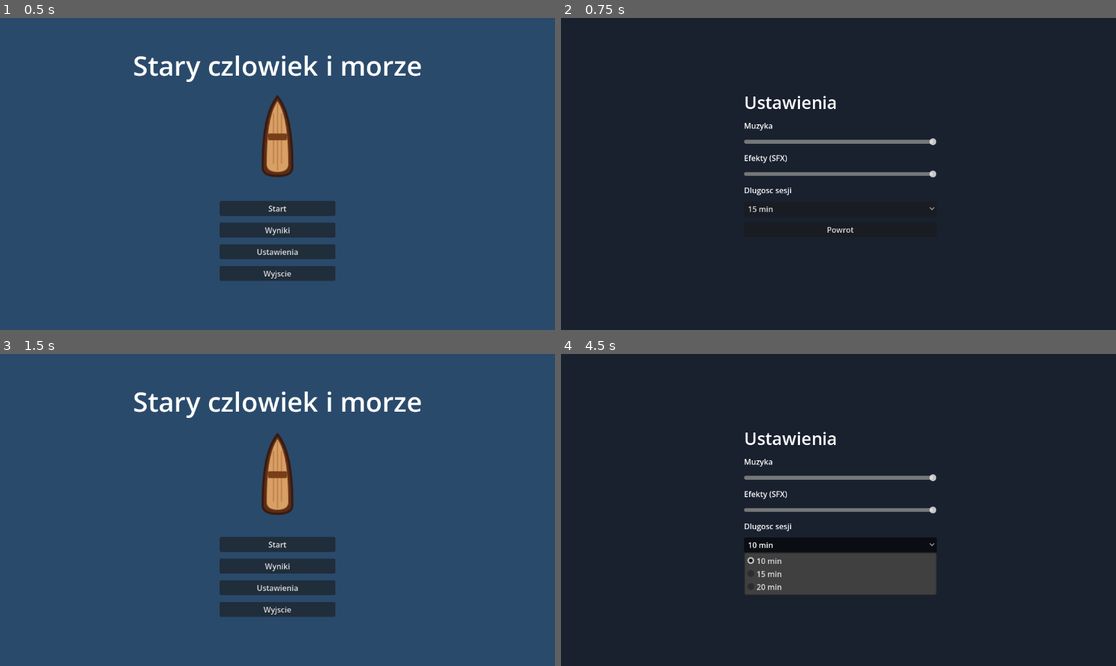
Above: before the commit, frames 1-4 (two rows, left to right).
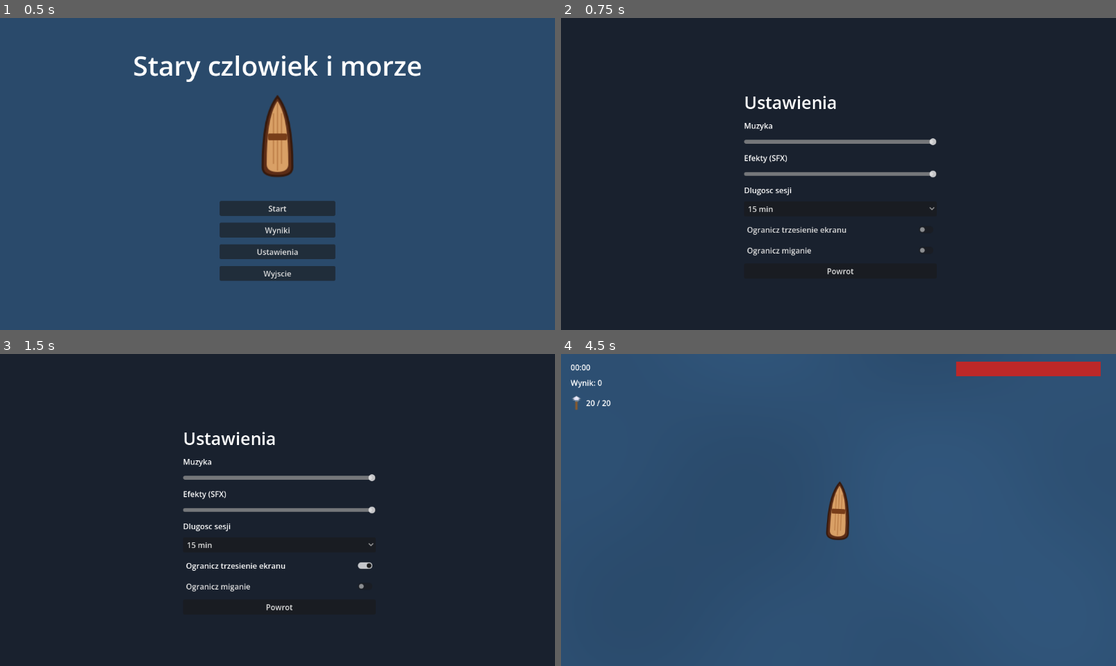
Above: after the commit, the same moments.

Repository: stap1/SCIM
Game: Godot game, scene res://scenes/MainMenu.tscn
The game is run twice, just before and just after one commit, with the same random seed, the same clock (stepped at 60 frames per second) and the same inputs. The engine's default icon, where the game draws it, is replaced by a stand-in: a white triangle on a blue panel in a dark square.
Inputs (mouse positions are in pixels of both pictures, inside the frame that each line leads up to):
- Up to frame 1 (0.5 s): no input
- Up to frame 2 (0.75 s): click "Ustawienia" at 0.5 s
- Up to frame 3 (1.5 s): click (277, 566) at 1.25 s, where only the run after the commit has a clickable "Ogranicz trzesienie ekranu"
- Up to frame 4 (4.5 s): click (838, 584) at 2 s, where only the run after the commit has a clickable "Ogranicz miganie"; click "15 min" at 2.75 s; click "Powrot" at 3.5 s; click (838, 544) at 4.25 s, where only the run after the commit has a clickable "Start"

Frame 1 is identical in both runs. In frame 2, 0.4% of the frame differs, in the area x 33-66%, y 66-83%; in frame 3, 97%; in frame 4, 100%, in the area x 0-100%, y 0-100%.

Commit message:
Krok 22 (GATE 3): polish, accessibility, konfiguracja eksportu
- Accessibility: settings.gd czyste should_apply_shake/should_flash; CheckButtony
  "Reduce screen shake"/"Reduce flashing" w Settings, zapis do settings.cfg;
  flagi w GameState (reduce_shake/reduce_flashing), ladowane na starcie (AudioManager)
- Polish wizualny:
  - shaders/water.gdshader: lekki, web-friendly shader fal na tle gry (Main)
  - boat.gd: animacja smierci lodzi (Tween scale+rotate+fade, process_mode ALWAYS)
  - boat.gd: screen shake kamery na trafieniu - gated should_apply_shake
  - level_up.gd: flash przy awansie - gated should_flash
- export_presets.cfg (nowy, wersjonowany): presety Web (HTML5) i Windows Desktop;
  .gitignore przestaje ignorowac export_presets.cfg
- README.md: opis, sterowanie, mechaniki, uruchomienie, testy, budowanie, itch.io
- Potwierdzone ograniczenia web: tylko CPUParticles2D, brak Thread/MP4
- test/test_polish.gd: should_apply_shake/should_flash, round-trip flag accessibility,
  smoke MainMenu

87/87 testow GUT zielonych. Smoke bez bledow, shader laduje sie poprawnie.

Uwaga (kroki srodowiskowe, poza repo):
- Web build wymaga szablonow eksportu Godot 4.6.3 (Manage Export Templates) -
  export_presets.cfg jest poprawny (Godot odczytuje preset Web), blokuje tylko brak szablonow.
- Audio nadal WAV - konwersja do OGG wymaga ffmpeg/Audacity (brak w srodowisku).

Co-Authored-By: Claude Opus 4.8 <noreply@anthropic.com>

Diff:
--- a/scenes/Main.tscn
+++ b/scenes/Main.tscn
@@ -7,6 +7,10 @@
 [ext_resource type="PackedScene" path="res://scenes/ui/game_over.tscn" id="6_gameover"]
 [ext_resource type="Script" path="res://scripts/weapons/harpoon_pool.gd" id="7_pool"]
 [ext_resource type="PackedScene" path="res://scenes/ui/level_up.tscn" id="8_levelup"]
+[ext_resource type="Shader" path="res://shaders/water.gdshader" id="9_water"]
+
+[sub_resource type="ShaderMaterial" id="ShaderMaterial_water"]
+shader = ExtResource("9_water")
 
 [node name="Main" type="Node2D" unique_id=1150465566]
 position = Vector2(210, 228)
@@ -14,6 +18,7 @@
 
 [node name="WaterBackground" type="ColorRect" parent="."]
 z_index = -100
+material = SubResource("ShaderMaterial_water")
 offset_left = -1000.0
 offset_top = -1000.0
 offset_right = 1000.0
--- a/scenes/Settings.tscn
+++ b/scenes/Settings.tscn
@@ -48,5 +48,11 @@
 
 [node name="SessionOption" type="OptionButton" parent="Panel"]
 
+[node name="ReduceShakeCheck" type="CheckButton" parent="Panel"]
+text = "Ogranicz trzesienie ekranu"
+
+[node name="ReduceFlashCheck" type="CheckButton" parent="Panel"]
+text = "Ogranicz miganie"
+
 [node name="BackButton" type="Button" parent="Panel"]
 text = "Powrot"
--- a/scenes/ui/level_up.tscn
+++ b/scenes/ui/level_up.tscn
@@ -6,6 +6,13 @@
 layer = 5
 process_mode = 3
 script = ExtResource("1_lu")
+
+[node name="Flash" type="ColorRect" parent="."]
+anchors_preset = 15
+anchor_right = 1.0
+anchor_bottom = 1.0
+mouse_filter = 2
+color = Color(1, 1, 1, 0)
 
 [node name="Panel" type="Control" parent="."]
 visible = false
--- a/scripts/globals/game_state.gd
+++ b/scripts/globals/game_state.gd
@@ -31,6 +31,9 @@
 var magnet_range_mult: float = 1.0
 # Dlugosc sesji w minutach (ustawienie gracza, ladowane z configu - nie resetowane).
 var session_length: int = 15
+# Accessibility (ustawienia gracza) - czytane przez kod efektow (shake/flash).
+var reduce_shake: bool = false
+var reduce_flashing: bool = false
 var eco_score: int = 0
 var enemies_killed: int = 0
 var miniboss_defeated: bool = false
--- a/scripts/player/boat.gd
+++ b/scripts/player/boat.gd
@@ -15,6 +15,9 @@
 var wave_time: float = 0.0
 
 @onready var hurtbox: Area2D = $Hurtbox
+@onready var camera: Camera2D = get_node_or_null("Camera2D")
+
+const Accessibility := preload("res://scripts/ui/settings.gd")
 
 func _ready() -> void:
 	add_to_group("player")
@@ -91,6 +94,17 @@
 	time_since_last_hit = 0.0
 	if is_inside_tree():
 		_flash_hit()
+		_do_shake()
+
+# Trzesienie ekranu na trafieniu - pomijane gdy accessibility "reduce shake" wlaczone.
+func _do_shake() -> void:
+	if camera == null:
+		return
+	if not Accessibility.should_apply_shake(GameState.reduce_shake):
+		return
+	var t := create_tween()
+	camera.offset = Vector2(randf_range(-6.0, 6.0), randf_range(-6.0, 6.0))
+	t.tween_property(camera, "offset", Vector2.ZERO, 0.2)
 
 func _flash_hit() -> void:
 	modulate = Color(1, 0.3, 0.3)
@@ -102,9 +116,15 @@
 		die()
 
 func die() -> void:
-	# Game over wyzwala GameState.take_damage przy HP<=0. Tu tylko reakcja wizualna lodzi.
-	hide()
+	# Game over wyzwala GameState.take_damage przy HP<=0. Tu animacja smierci lodzi.
 	set_physics_process(false)
+	# ALWAYS, by animacja zagrala mimo get_tree().paused (ekran game over).
+	process_mode = Node.PROCESS_MODE_ALWAYS
+	var tween := create_tween()
+	tween.set_parallel(true)
+	tween.tween_property(self, "scale", scale * 1.5, 0.5)
+	tween.tween_property(self, "rotation", rotation + PI, 0.5)
+	tween.tween_property(self, "modulate:a", 0.0, 0.5)
 
 # Dzwiek strzalu - publiczne API dla AutoAttacker (SFX centralnie przez AudioManager).
 func play_shoot_sound() -> void:
--- a/scripts/systems/audio_manager.gd
+++ b/scripts/systems/audio_manager.gd
@@ -57,6 +57,8 @@
 	_apply_saved_bus("Music", s["music_vol"])
 	_apply_saved_bus("SFX", s["sfx_vol"])
 	GameState.session_length = int(s["session_length"])
+	GameState.reduce_shake = bool(s["reduce_shake"])
+	GameState.reduce_flashing = bool(s["reduce_flashing"])
 
 func _apply_saved_bus(bus_name: String, value: float) -> void:
 	var idx := AudioServer.get_bus_index(bus_name)
--- a/scripts/ui/level_up.gd
+++ b/scripts/ui/level_up.gd
@@ -5,6 +5,8 @@
 # Realne efekty ulepszen dochodza w kroku 15 (Upgrades) - tu emitujemy tylko upgrade_chosen(id).
 
 signal upgrade_chosen(id: String)
+
+const Accessibility := preload("res://scripts/ui/settings.gd")
 
 @onready var panel: Control = $Panel
 @onready var cards: Array = [$Panel/Card0, $Panel/Card1, $Panel/Card2]
@@ -30,6 +32,18 @@
 	if panel:
 		panel.show()
 	get_tree().paused = true
+	_flash()
+
+# Krotki rozblysk przy awansie - pomijany gdy accessibility "reduce flashing" wlaczone.
+func _flash() -> void:
+	var flash := get_node_or_null("Flash")
+	if flash == null:
+		return
+	if not Accessibility.should_flash(GameState.reduce_flashing):
+		return
+	flash.color = Color(1, 1, 1, 0.7)
+	var t := create_tween()
+	t.tween_property(flash, "color:a", 0.0, 0.4)
 
 # Pula id ulepszen z jedynego zrodla (autoload Upgrades).
 func _upgrade_pool() -> Array[String]:
--- a/scripts/ui/settings.gd
+++ b/scripts/ui/settings.gd
@@ -1,6 +1,6 @@
 extends Control
 
-# Ekran ustawien: glosnosc Music/SFX (busy AudioServer) + dlugosc sesji.
+# Ekran ustawien: glosnosc Music/SFX, dlugosc sesji, accessibility (reduce shake/flash).
 # Zapis/odczyt przez ConfigFile (user://settings.cfg). Czyste funkcje na dole.
 
 const SETTINGS_PATH := "user://settings.cfg"
@@ -9,6 +9,8 @@
 @onready var music_slider: HSlider = get_node_or_null("Panel/MusicSlider")
 @onready var sfx_slider: HSlider = get_node_or_null("Panel/SFXSlider")
 @onready var session_option: OptionButton = get_node_or_null("Panel/SessionOption")
+@onready var reduce_shake_check: CheckButton = get_node_or_null("Panel/ReduceShakeCheck")
+@onready var reduce_flash_check: CheckButton = get_node_or_null("Panel/ReduceFlashCheck")
 @onready var back_button: Button = get_node_or_null("Panel/BackButton")
 
 func _ready() -> void:
@@ -34,12 +36,20 @@
 		var idx := SESSION_LENGTHS.find(int(s["session_length"]))
 		session_option.selected = idx if idx != -1 else 1
 		session_option.item_selected.connect(_on_session_selected)
+	if reduce_shake_check:
+		reduce_shake_check.button_pressed = bool(s["reduce_shake"])
+		reduce_shake_check.toggled.connect(_on_reduce_shake_toggled)
+	if reduce_flash_check:
+		reduce_flash_check.button_pressed = bool(s["reduce_flashing"])
+		reduce_flash_check.toggled.connect(_on_reduce_flash_toggled)
 	if back_button:
 		back_button.pressed.connect(_on_back)
 
 	_apply_bus("Music", s["music_vol"])
 	_apply_bus("SFX", s["sfx_vol"])
 	GameState.session_length = int(s["session_length"])
+	GameState.reduce_shake = bool(s["reduce_shake"])
+	GameState.reduce_flashing = bool(s["reduce_flashing"])
 
 func _on_music_changed(v: float) -> void:
 	_apply_bus("Music", v)
@@ -53,6 +63,14 @@
 	GameState.session_length = SESSION_LENGTHS[idx]
 	_save()
 
+func _on_reduce_shake_toggled(pressed: bool) -> void:
+	GameState.reduce_shake = pressed
+	_save()
+
+func _on_reduce_flash_toggled(pressed: bool) -> void:
+	GameState.reduce_flashing = pressed
+	_save()
+
 func _on_back() -> void:
 	get_tree().change_scene_to_file("res://scenes/MainMenu.tscn")
 
@@ -64,7 +82,8 @@
 func _save() -> void:
 	var mv: float = music_slider.value if music_slider else 1.0
 	var sv: float = sfx_slider.value if sfx_slider else 1.0
-	save_settings(SETTINGS_PATH, mv, sv, GameState.session_length)
+	save_settings(SETTINGS_PATH, mv, sv, GameState.session_length,
+		GameState.reduce_shake, GameState.reduce_flashing)
 
 # --- Czyste funkcje (testowalne) ---
 
@@ -72,18 +91,33 @@
 static func slider_to_db(value_0_1: float) -> float:
 	return -80.0 + clampf(value_0_1, 0.0, 1.0) * 80.0
 
-static func save_settings(path: String, music_vol: float, sfx_vol: float, session_length: int) -> void:
+# Accessibility: efekt grany tylko gdy redukcja wylaczona.
+static func should_apply_shake(reduce_shake_enabled: bool) -> bool:
+	return not reduce_shake_enabled
+
+static func should_flash(reduce_flashing_enabled: bool) -> bool:
+	return not reduce_flashing_enabled
+
+static func save_settings(path: String, music_vol: float, sfx_vol: float, session_length: int,
+		reduce_shake: bool = false, reduce_flashing: bool = false) -> void:
 	var cfg := ConfigFile.new()
 	cfg.set_value("audio", "music_vol", music_vol)
 	cfg.set_value("audio", "sfx_vol", sfx_vol)
 	cfg.set_value("game", "session_length", session_length)
+	cfg.set_value("accessibility", "reduce_shake", reduce_shake)
+	cfg.set_value("accessibility", "reduce_flashing", reduce_flashing)
 	cfg.save(path)
 
 static func load_settings(path: String) -> Dictionary:
 	var cfg := ConfigFile.new()
-	var result := {"music_vol": 1.0, "sfx_vol": 1.0, "session_length": 15}
+	var result := {
+		"music_vol": 1.0, "sfx_vol": 1.0, "session_length": 15,
+		"reduce_shake": false, "reduce_flashing": false,
+	}
 	if cfg.load(path) == OK:
 		result["music_vol"] = cfg.get_value("audio", "music_vol", 1.0)
 		result["sfx_vol"] = cfg.get_value("audio", "sfx_vol", 1.0)
 		result["session_length"] = cfg.get_value("game", "session_length", 15)
+		result["reduce_shake"] = cfg.get_value("accessibility", "reduce_shake", false)
+		result["reduce_flashing"] = cfg.get_value("accessibility", "reduce_flashing", false)
 	return result
--- /dev/null
+++ b/shaders/water.gdshader
@@ -0,0 +1,19 @@
+shader_type canvas_item;
+
+// Prosty, lekki shader wody (web-friendly): animowane fale z funkcji sinusoidalnej.
+uniform vec4 water_color : source_color = vec4(0.165, 0.29, 0.42, 1.0);
+uniform vec4 wave_color : source_color = vec4(0.21, 0.37, 0.53, 1.0);
+uniform float speed = 0.3;
+uniform float wave_scale = 10.0;
+
+float wave_noise(vec2 p) {
+	return sin(p.x) * cos(p.y);
+}
+
+void fragment() {
+	vec2 uv = UV * wave_scale;
+	float n = wave_noise(uv + vec2(TIME * speed, TIME * speed * 0.7));
+	n += 0.5 * wave_noise(uv * 2.0 - vec2(TIME * speed * 0.5, 0.0));
+	float t = smoothstep(-1.5, 1.5, n);
+	COLOR = mix(water_color, wave_color, t * 0.6);
+}
--- /dev/null
+++ b/test/test_polish.gd
@@ -0,0 +1,27 @@
+extends GutTest
+
+# KROK 22 (Prompt 22) - GATE 3: accessibility (czyste flagi) + smoke MainMenu.
+
+const SettingsScript := preload("res://scripts/ui/settings.gd")
+const MainMenuScene := preload("res://scenes/MainMenu.tscn")
+
+func test_should_apply_shake() -> void:
+	assert_false(SettingsScript.should_apply_shake(true), "reduce wlaczone -> bez shake")
+	assert_true(SettingsScript.should_apply_shake(false), "reduce wylaczone -> shake gra")
+
+func test_should_flash() -> void:
+	assert_false(SettingsScript.should_flash(true), "reduce wlaczone -> bez flash")
+	assert_true(SettingsScript.should_flash(false), "reduce wylaczone -> flash gra")
+
+func test_settings_round_trip_includes_accessibility() -> void:
+	var path := "user://test_polish_settings.cfg"
+	SettingsScript.save_settings(path, 0.5, 0.5, 15, true, true)
+	var s := SettingsScript.load_settings(path)
+	assert_true(bool(s["reduce_shake"]), "reduce_shake round-trip")
+	assert_true(bool(s["reduce_flashing"]), "reduce_flashing round-trip")
+
+func test_main_menu_smoke() -> void:
+	var menu = MainMenuScene.instantiate()
+	add_child_autofree(menu)
+	await wait_physics_frames(10)
+	assert_true(is_instance_valid(menu), "MainMenu.tscn dziala kilka klatek bez crasha")
Not shown, added: export_presets.cfg
Not shown: 1 places in scenes/Main.tscn that only renumber resources
Not shown, added: test/test_polish.gd.uid
Not shown, changed: .gitignore
Not shown, changed: README.md
